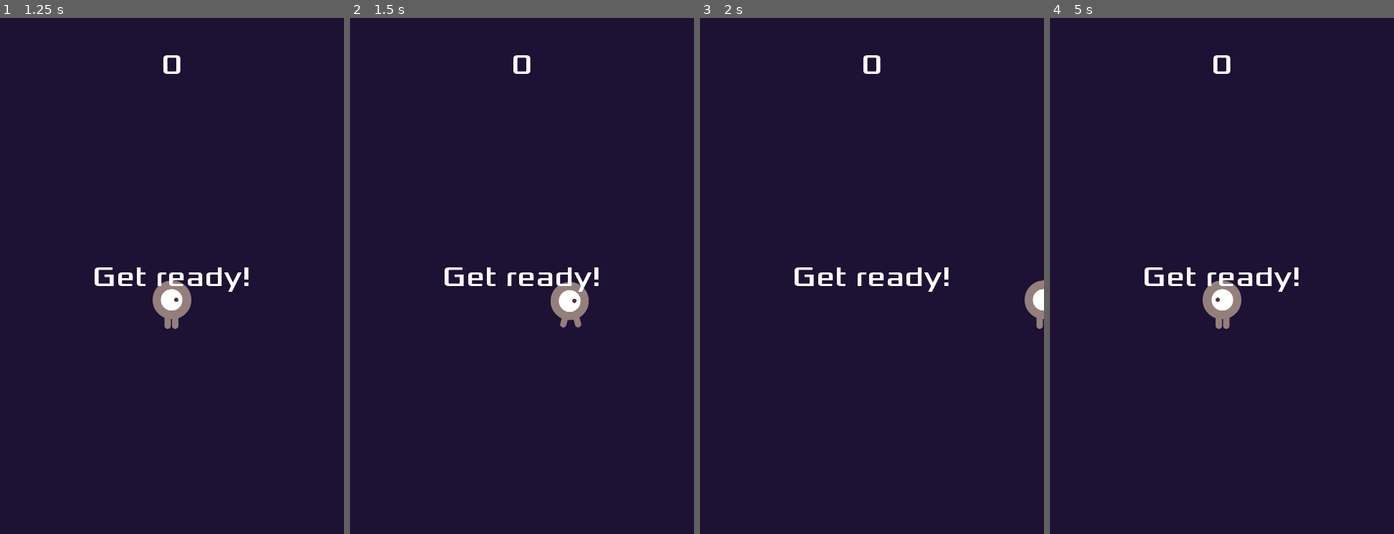
Above: before the commit, frames 1-4 (left to right).
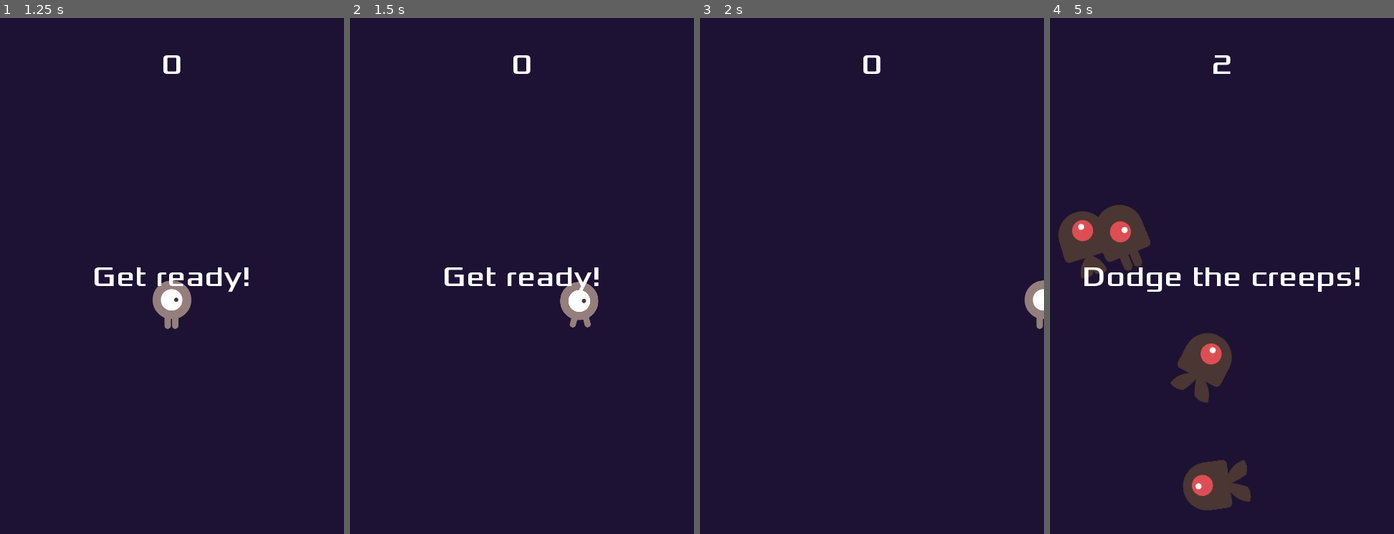
Above: after the commit, the same moments.

Repository: lucasromerodb/godot-dodge-the-creeps-2d
Game: Godot game, scene res://Main.tscn
Same seed, same stepped clock (60 frames per second), same inputs: the game is played once before the commit and once after it.
Inputs:
- Up to frame 1 (1.25 s): click "Start" at 0.5 s
- Up to frame 2 (1.5 s): tap Enter (ui_accept) at 1.25 s; hold Right (ui_right) from 1.28 s (still down); hold Enter (ui_accept) from 1.28 s (still down)
- Up to frame 3 (2 s): keep holding Right (ui_right); keep holding Enter (ui_accept)
- Up to frame 4 (5 s): release Right (ui_right) at 2.03 s; release Enter (ui_accept) at 2.03 s; hold Down (ui_down) 2.03-2.78 s; tap Enter (ui_accept) at 2.1, 2.27, 2.57, 3.6, 3.77, 4.07 s; hold Right (ui_right) 2.78-3.53 s; hold Enter (ui_accept) 2.78-3.53 s; hold Up (ui_up) 3.53-4.28 s; hold Left (ui_left) from 4.28 s (still down); hold Enter (ui_accept) from 4.28 s (still down)

Frame 1 is identical in both runs. In frame 2, 0.7% of the frame differs, in the area x 58-73%, y 51-60%; in frame 3, 0.6%; in frame 4, 7.4%, in the area x 2-90%, y 7-96%.

Commit message:
prevent start new game while playing

Diff:
--- a/HUD.gd
+++ b/HUD.gd
@@ -3,7 +3,7 @@
 signal start_game
 
 func _process(delta):
-	if Input.is_action_pressed("ui_accept"):
+	if Input.is_action_pressed("ui_accept") and $Button.is_visible_in_tree():
 		emit_signal("start_game")
 
 func update_score(score):
